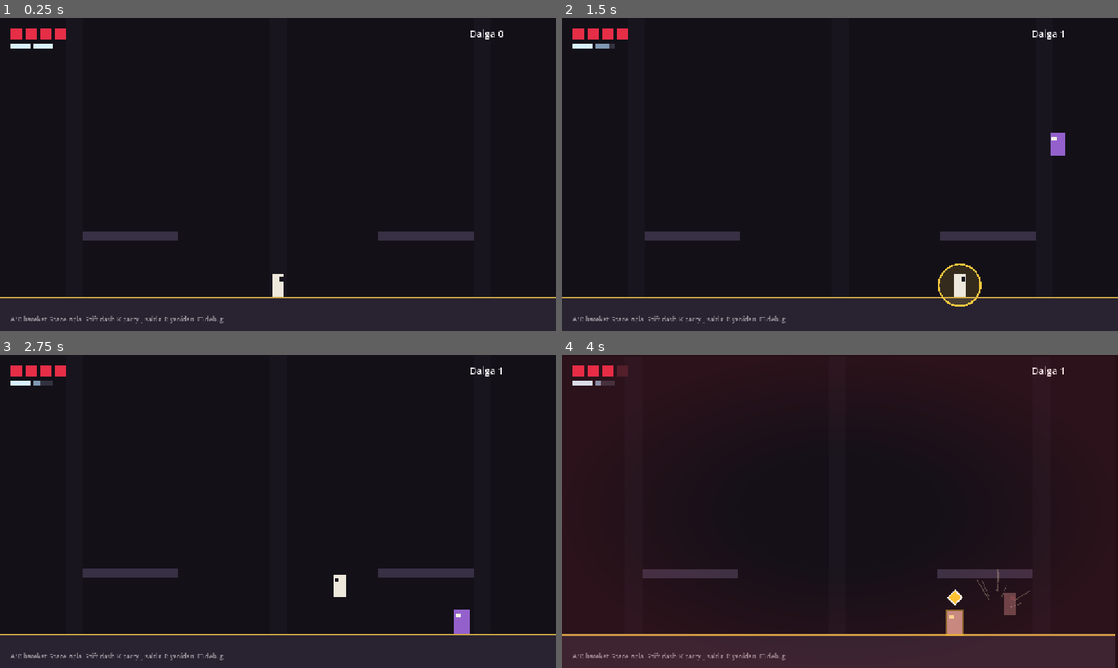
Above: before the commit, frames 1-4 (two rows, left to right).
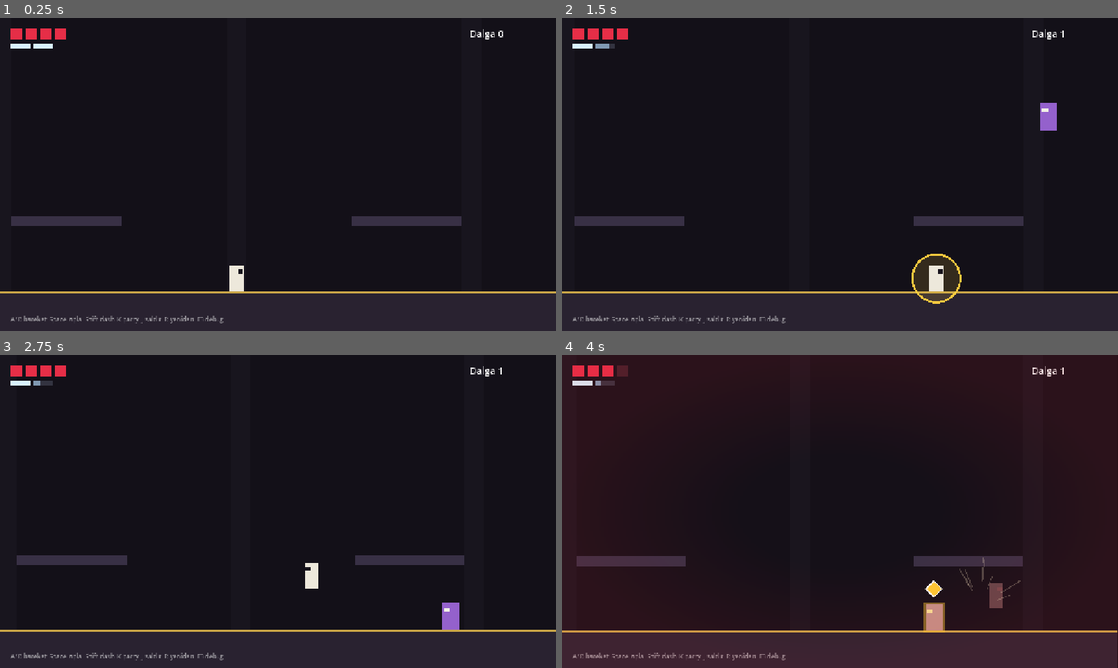
Above: after the commit, the same moments.

Repository: Atreudos/eclipse-of-sidera
Game: Godot game, scene res://levels/test_arena.tscn
The game is run twice, just before and just after one commit, with the same random seed, the same clock (stepped at 60 frames per second) and the same inputs.
Inputs (mouse positions are in pixels of both pictures, inside the frame that each line leads up to):
- Up to frame 1 (0.25 s): no input
- Up to frame 2 (1.5 s): tap Enter at 0.5 s; move the mouse to (962, 158) at 0.52 s; hold D (move_right) from 0.53 s (still down); tap Shift (dash) at 0.6 s; click (962, 158) at 0.67 s; tap Space (jump) at 0.77, 1.07 s; tap K (parry) at 0.8, 1.35 s; move the mouse to (728, 190) at 1.27 s
- Up to frame 3 (2.75 s): tap Space (jump) at 1.52, 1.55, 1.82 s; move the mouse to (333, 442) at 2.02 s; release D (move_right) at 2.03 s; hold A (move_left) from 2.03 s (still down); hold Space (jump) from 2.03 s (still down); tap Shift (dash) at 2.3 s
- Up to frame 4 (4 s): move the mouse to (812, 574) at 2.77 s; release A (move_left) at 2.78 s; release Space (jump) at 2.78 s; hold D (move_right) from 2.78 s (still down); tap J (attack) at 2.85 s; click (812, 574) at 2.92 s; tap Space (jump) at 3.02, 3.32 s; tap K (parry) at 3.05 s; move the mouse to (1006, 558) at 3.52 s; hold Space (jump) from 3.53 s (still down); tap Shift (dash) at 3.6 s

The runs differ from the first frame. In frame 1, 3.7% of the frame differs, in the area x 0-100%, y 63-90%; in frame 2, 5.1%, in the area x 0-100%, y 27-93%; in frame 3, 4.0%; in frame 4, 4.8%.

Commit message:
Dinamik kamera: oyuncuyu takip, önden bakış, hafif zoom, oda sınırları
- Kamera oyuncuyu yumuşak takip eder; baktığı yöne önden bakar, koşarken hıza göre öne kayar,
  yakındaki düşmana doğru azıcık kayar. Oyuncu her zaman ekranda kalır.
- Dikey takip tembel: küçük zıplamalar kamerayı oynatmaz, yeni zemine inince yerleşir.
- Hafif zoom-in (1.15). Dash'te hafifçe açılır, kombo uzadıkça yaklaşır. Sarsıntı/tepme/zoom vuruşu korunur.
- Oda sınırları (bounds): dışı görünmez. Oda değişince sınırlar yumuşak kayar, kameraya hız sınırı
  var, böylece sağa doğru oda geçişlerinde kamera fırlamaz.
- Testler: kamera takip, sınırlar, tepkiler ve oda geçişi.

Co-Authored-By: Claude Sonnet 5.5 <noreply@anthropic.com>
Claude-Session: https://claude.ai/code/session_01WiyHfoSCdmTqdHnhqbx1Ep

Diff:
--- a/fx/shake_camera.gd
+++ b/fx/shake_camera.gd
@@ -1,16 +1,58 @@
 class_name ShakeCamera
 extends Camera2D
-## Pürüzsüz kamera efektleri:
-##  - screen_shake: "trauma" modeli. Rastgele zıplama yerine yumuşak gürültü, sona doğru yavaşça söner.
-##  - camera_kick:  vuruşun yönüne doğru iter, yay gibi geri döner (darbe hissi).
-##  - camera_punch: kısa bir yakınlaşma (parry).
-## Zaman gerçek saatten akar, böylece hitstop (dondurma) anında da sarsıntı hissedilir.
-
+## Dinamik oyun kamerası.
+##
+## TAKİP
+##  - Oyuncuyu yumuşakça izler. Baktığı yöne doğru "öne bakar" (look-ahead), hızına göre hafifçe öne kayar.
+##  - Yakındaki düşmana doğru azıcık kayar (aksiyon odağı), oyuncu her zaman ekranda kalır.
+##  - Dikey takip tembeldir: küçük zıplamalar kamerayı oynatmaz, yeni bir zemine inince kamera oraya yerleşir.
+## ZOOM
+##  - Hafif yakınlaşma (base_zoom). Kombo uzadıkça biraz daha yaklaşır, dash'te hafifçe açılır.
+## SINIRLAR
+##  - `bounds` (oda dikdörtgeni) dışı hiç görünmez. Odalar arası geçişte sınırlar değişir, kamera kendiliğinden kayar.
+## EFEKTLER
+##  - screen_shake: "trauma" modeli, yumuşak gürültü, sona doğru yavaşça söner.
+##  - camera_kick: vuruşun yönüne iter, yay gibi geri döner.
+##  - camera_punch: kısa yakınlaşma (parry).
+## Zaman gerçek saatten akar, böylece hitstop (dondurma) anında da kamera ve sarsıntı akıcı kalır.
+
+# --- sarsıntı / efekt ayarları
 @export var max_offset := 26.0
 @export var noise_speed := 22.0
 @export var spring_stiffness := 120.0
 @export var spring_damping := 16.0
 @export var max_kick := 22.0
+
+# --- takip ayarları
+## Hafif yakınlaşma. 1.0 = yakınlaşma yok.
+@export var base_zoom := 1.15
+## Yumuşak takip hızı (1/sn). Büyük = daha sıkı takip.
+@export var follow_speed := Vector2(7.0, 5.0)
+## Baktığı yöne ne kadar önden bakılır (piksel).
+@export var look_ahead := 90.0
+## Öne bakışın yön değiştirme hızı (tam salınımın saniyede kaç katı).
+@export var look_ahead_swing := 3.0
+## Koşarken hız başına öne kayma (piksel / (piksel/sn)).
+@export var velocity_lead := 0.08
+## Oyuncu ekranın biraz altında dursun diye kamerayı yukarı iter (negatif = yukarı).
+@export var vertical_bias := -36.0
+## Bu mesafeden (piksel) küçük dikey hareketler kamerayı oynatmaz.
+@export var vertical_dead_zone := 60.0
+## Yakındaki düşmana doğru kayma: ağırlık, erişim ve üst sınır (piksel).
+@export var focus_weight := 0.22
+@export var focus_range := 520.0
+@export var focus_max := 110.0
+## Oyuncunun ekran kenarına en fazla bu kadar yaklaşmasına izin verilir.
+@export var screen_margin := Vector2(150.0, 120.0)
+## Oda sınırları değişince kamera sınırlarının yeni odaya kayma hızı (1/sn).
+@export var bounds_speed := 6.0
+## Kameranın en yüksek hızı (piksel/sn). Odalar arası geçişte kamera "fırlamasın" diye.
+@export var max_speed := 1100.0
+
+## Kameranın görebileceği dünya dikdörtgeni (oda). Boyutu sıfırsa sınırsız.
+var bounds := Rect2(0.0, 0.0, 1280.0, 720.0)
+## Takip edilen düğüm. Boşsa "player" grubundaki ilk düğüm bulunur.
+var target: Node2D = null
 
 var trauma := 0.0
 
@@ -23,6 +65,16 @@
 var _last_usec := 0
 var _noise := FastNoiseLite.new()
 
+var _pos := Vector2.ZERO
+var _look_x := 0.0
+var _lead := Vector2.ZERO
+var _focus := Vector2.ZERO
+var _ref_y := 0.0
+var _zoom_mod := 0.0
+var _initialized := false
+## Etkin sınırlar: `bounds`'a yumuşakça kayar, böylece oda değişince kamera sıçramaz.
+var _beff := Rect2(0.0, 0.0, 1280.0, 720.0)
+
 
 func _ready() -> void:
 	_noise.noise_type = FastNoiseLite.TYPE_SIMPLEX_SMOOTH
@@ -31,6 +83,12 @@
 	EventBus.screen_shake.connect(_on_shake)
 	EventBus.camera_kick.connect(_on_kick)
 	EventBus.camera_punch.connect(_on_punch)
+	_pos = global_position
+	_beff = bounds
+	zoom = Vector2.ONE * base_zoom
+	_find_target()
+	if target != null:
+		snap()
 
 
 func _on_shake(strength: float, duration: float) -> void:
@@ -62,9 +120,190 @@
 	step(dt)
 
 
+# ---------------------------------------------------------------- dış API
+
+## Kameranın görebileceği alanı değiştirir (oda geçişi). `snap_now`: kamera hemen oraya yerleşsin.
+func set_bounds(rect: Rect2, snap_now: bool = false) -> void:
+	bounds = rect
+	if snap_now:
+		snap()
+
+
+## Mevcut sınırları verilen dikdörtgeni de içine alacak şekilde genişletir (kapıdan geçiş sırasında).
+func extend_bounds(rect: Rect2) -> void:
+	bounds = bounds.merge(rect)
+
+
+## Kamerayı beklemeden hedefine yerleştirir (oda başlangıcı, sahne açılışı).
+func snap() -> void:
+	_find_target()
+	if target == null:
+		return
+	_beff = bounds
+	_look_x = _facing() * look_ahead
+	_lead = Vector2.ZERO
+	_focus = Vector2.ZERO
+	_ref_y = target.global_position.y
+	_zoom_mod = _zoom_goal() - base_zoom
+	_pos = _clamp_to_bounds(_desired(), _total_zoom())
+	_initialized = true
+	_apply()
+
+
+## Kameranın şu an gördüğü dünya dikdörtgeni (sarsıntı hariç).
+func view_rect() -> Rect2:
+	var z := _total_zoom()
+	var size := _view_size() / z
+	return Rect2(_pos - size * 0.5, size)
+
+
+## Efektler hariç kamera merkezi.
+func center() -> Vector2:
+	return _pos
+
+
+# ---------------------------------------------------------------- ana adım
+
 ## Bir zaman adımı ilerletir (testler doğrudan çağırabilir).
 func step(dt: float) -> void:
 	_time += dt
+	_slide_bounds(dt)
+	_find_target()
+	if target != null:
+		if not _initialized:
+			snap()
+		else:
+			_follow(dt)
+	_update_effects(dt)
+	_apply()
+
+
+func _find_target() -> void:
+	if target != null and is_instance_valid(target):
+		return
+	target = null
+	if is_inside_tree():
+		target = get_tree().get_first_node_in_group("player") as Node2D
+
+
+func _facing() -> float:
+	if target != null and "facing" in target:
+		return float(target.get("facing"))
+	return 1.0
+
+
+func _view_size() -> Vector2:
+	return get_viewport_rect().size if is_inside_tree() else Vector2(1280.0, 720.0)
+
+
+## Kombo uzadıkça biraz yaklaşır, dash'te açılır. base_zoom'un üstüne eklenen miktarla birlikte hedef zoom.
+func _zoom_goal() -> float:
+	var goal := base_zoom
+	if target is Player:
+		var p := target as Player
+		if p.combo != null:
+			goal += 0.012 * float(mini(p.combo.events(), 5))
+		if p.state == Player.State.DASH:
+			goal -= 0.05
+	return goal
+
+
+func _total_zoom() -> float:
+	return (base_zoom + _zoom_mod) * (1.0 + clampf(_punch, -0.1, 0.12))
+
+
+## Hedef kamera merkezi (sınırlar uygulanmadan).
+func _desired() -> Vector2:
+	var pos := target.global_position
+	return Vector2(pos.x + _look_x + _lead.x + _focus.x, _ref_y + vertical_bias + _lead.y + _focus.y)
+
+
+## Etkin sınırlar hedef sınırlara yumuşakça kayar (oda geçişinde kamera sıçramasın).
+func _slide_bounds(dt: float) -> void:
+	if bounds.size.x <= 0.0 or bounds.size.y <= 0.0 or _beff.size.x <= 0.0 or _beff.size.y <= 0.0:
+		_beff = bounds
+		return
+	var k := 1.0 - exp(-bounds_speed * dt)
+	var pos := _beff.position.lerp(bounds.position, k)
+	var size := _beff.size.lerp(bounds.size, k)
+	if pos.distance_to(bounds.position) < 0.25 and size.distance_to(bounds.size) < 0.25:
+		_beff = bounds
+	else:
+		_beff = Rect2(pos, size)
+
+
+func _clamp_to_bounds(p: Vector2, zoom_value: float) -> Vector2:
+	if _beff.size.x <= 0.0 or _beff.size.y <= 0.0:
+		return p
+	var half := _view_size() / zoom_value * 0.5
+	var lo := _beff.position + half
+	var hi := _beff.end - half
+	var out := p
+	out.x = _beff.get_center().x if lo.x > hi.x else clampf(p.x, lo.x, hi.x)
+	out.y = _beff.get_center().y if lo.y > hi.y else clampf(p.y, lo.y, hi.y)
+	return out
+
+
+func _follow(dt: float) -> void:
+	var pos := target.global_position
+	var vel := Vector2.ZERO
+	var grounded := true
+	if target is CharacterBody2D:
+		vel = (target as CharacterBody2D).velocity
+		grounded = (target as CharacterBody2D).is_on_floor()
+	# Öne bakış: yön değiştirince yumuşakça diğer tarafa geçer.
+	_look_x = move_toward(_look_x, _facing() * look_ahead, look_ahead * look_ahead_swing * dt)
+	# Hız payı: koşarken ve düşerken biraz önden bak.
+	var lead_goal := Vector2(clampf(vel.x * velocity_lead, -70.0, 70.0), clampf(vel.y * 0.1, -20.0, 80.0))
+	_lead = _lead.lerp(lead_goal, 1.0 - exp(-6.0 * dt))
+	# Aksiyon odağı: en yakın düşmana doğru azıcık kay.
+	_focus = _focus.lerp(_focus_goal(pos), 1.0 - exp(-4.0 * dt))
+	# Dikey tembellik: ölü bölge içindeki zıplamalar kamerayı oynatmaz, yerde durunca zemine yerleşir.
+	if grounded:
+		_ref_y = lerpf(_ref_y, pos.y, 1.0 - exp(-4.0 * dt))
+	elif absf(pos.y - _ref_y) > vertical_dead_zone:
+		_ref_y = pos.y - signf(pos.y - _ref_y) * vertical_dead_zone
+	# Zoom
+	_zoom_mod = lerpf(_zoom_mod, _zoom_goal() - base_zoom, 1.0 - exp(-5.0 * dt))
+	var z := _total_zoom()
+	var want := _clamp_to_bounds(_oyuncu_gorunur(_desired(), pos, z), z)
+	# Yumuşak takip; hız sınırı sayesinde kamera hiçbir zaman "fırlamaz" (örn. kapıdan geçişte).
+	var lim := max_speed * dt
+	_pos.x += clampf((want.x - _pos.x) * (1.0 - exp(-follow_speed.x * dt)), -lim, lim)
+	_pos.y += clampf((want.y - _pos.y) * (1.0 - exp(-follow_speed.y * dt)), -lim, lim)
+	# Sınırlar ya da zoom değişmiş olabilir; oyuncu da her zaman ekranda kalmalı.
+	_pos = _clamp_to_bounds(_oyuncu_gorunur(_pos, pos, z), z)
+
+
+## Oyuncu ekran kenarına `screen_margin`'den fazla yaklaşmasın (look-ahead/odak/gecikme ne olursa olsun).
+func _oyuncu_gorunur(cam: Vector2, player_pos: Vector2, zoom_value: float) -> Vector2:
+	var half := _view_size() / zoom_value * 0.5
+	var reach := Vector2(maxf(half.x - screen_margin.x, 20.0), maxf(half.y - screen_margin.y, 20.0))
+	return Vector2(
+		clampf(cam.x, player_pos.x - reach.x, player_pos.x + reach.x),
+		clampf(cam.y, player_pos.y - reach.y, player_pos.y + reach.y))
+
+
+func _focus_goal(player_pos: Vector2) -> Vector2:
+	if not is_inside_tree():
+		return Vector2.ZERO
+	var best: Node2D = null
+	var best_d := focus_range
+	for e in get_tree().get_nodes_in_group("enemies"):
+		var n := e as Node2D
+		if n == null or (n is ActorBase and (n as ActorBase).dead):
+			continue
+		var d := n.global_position.distance_to(player_pos)
+		if d < best_d:
+			best_d = d
+			best = n
+	if best == null:
+		return Vector2.ZERO
+	var pull := (best.global_position - player_pos) * focus_weight
+	return pull.limit_length(focus_max)
+
+
+func _update_effects(dt: float) -> void:
 	trauma = maxf(trauma - _decay * dt, 0.0)
 	var shake := Vector2.ZERO
 	var amp := max_offset * trauma * trauma
@@ -79,4 +318,8 @@
 	_punch_vel += (-spring_stiffness * _punch - spring_damping * _punch_vel) * dt
 	_punch += _punch_vel * dt
 	offset = shake + _kick
-	zoom = Vector2.ONE * (1.0 + clampf(_punch, -0.1, 0.12))
+
+
+func _apply() -> void:
+	global_position = _pos
+	zoom = Vector2.ONE * _total_zoom()
--- a/tests/run_tests.gd
+++ b/tests/run_tests.gd
@@ -61,6 +61,10 @@
 		"atesci": _test_shooter_cadence,
 		"vurus_geri_bildirim": _test_hit_feedback,
 		"kamera": _test_camera_fx,
+		"kamera_takip": _test_camera_follow,
+		"kamera_sinir": _test_camera_bounds,
+		"kamera_tepki": _test_camera_reactions,
+		"kamera_oda_gecis": _test_camera_room_transition,
 		"ekran_flas": _test_screen_flash,
 		"platform_cik": _test_bidder_climbs_platform,
 		"platform_in": _test_bidder_descends_platform,
@@ -551,9 +555,10 @@
 
 
 func _test_camera_fx() -> void:
-	print("\nKamera: pürüzsüz sarsıntı, vuruş itmesi, zoom")
+	await _new_world("Kamera efektleri: pürüzsüz sarsıntı, vuruş itmesi, zoom vuruşu")
 	var cam := ShakeCamera.new()
-	add_child(cam)
+	cam.set_process(false)
+	_world.add_child(cam)
 	cam._noise.seed = 7
 	EventBus.screen_shake.emit(10.0, 0.4)
 	check(cam.trauma > 0.5, "sarsıntı başladı (trauma %.2f)" % cam.trauma)
@@ -585,15 +590,209 @@
 	check(cam.offset.length() < 0.2, "itme sonrası yerine döndü")
 	# Zoom vuruşu
 	EventBus.camera_punch.emit(0.03)
-	var max_zoom := 1.0
+	var max_zoom := 0.0
 	for i in 12:
 		cam.step(1.0 / 60.0)
 		max_zoom = maxf(max_zoom, cam.zoom.x)
-	check(max_zoom > 1.01, "zoom vuruşu yakınlaştırdı (%.3f)" % max_zoom)
+	check(max_zoom > cam.base_zoom * 1.01, "zoom vuruşu yakınlaştırdı (%.3f, taban %.3f)" % [max_zoom, cam.base_zoom])
 	for i in 120:
 		cam.step(1.0 / 60.0)
-	check(absf(cam.zoom.x - 1.0) < 0.002, "zoom normale döndü")
+	check(absf(cam.zoom.x - cam.base_zoom) < 0.002, "zoom taban değere döndü (%.3f)" % cam.zoom.x)
 	cam.queue_free()
+
+
+## Kamerayı test için kurar: kendi kendine akmaz (süreyi biz veriyoruz), oyuncuyu hedef alır.
+func _make_camera(p: Player, cam_bounds: Rect2) -> ShakeCamera:
+	var cam := ShakeCamera.new()
+	cam.set_process(false)
+	_world.add_child(cam)
+	cam.target = p
+	cam.set_bounds(cam_bounds, true)
+	return cam
+
+
+## n fizik karesi bekler; her karede kamerayı 1/60 sn ilerletir.
+func _cam_run(cam: ShakeCamera, n: int) -> void:
+	for i in n:
+		await get_tree().physics_frame
+		cam.step(1.0 / 60.0)
+
+
+func _test_camera_follow() -> void:
+	await _new_world("Kamera: oyuncuyu takip, öne bakış, hafif zoom")
+	var p := _spawn_player(1500.0)
+	await _frames(20)
+	var cam := _make_camera(p, Rect2(0.0, -1000.0, 4000.0, 2000.0))
+	await _cam_run(cam, 90)
+	check(cam.zoom.x > 1.08 and cam.zoom.x < 1.3, "hafif zoom-in (%.3f)" % cam.zoom.x)
+	check(cam.view_rect().has_point(p.global_position), "oyuncu ekranda")
+	# Öne bakış: baktığı yöne doğru kayar, yön değişince sıçramadan diğer tarafa geçer
+	p.facing = 1
+	await _cam_run(cam, 90)
+	var ahead := cam.center().x - p.global_position.x
+	check(ahead > 60.0 and ahead < 130.0, "sağa bakınca kamera sağa kaydı (%.0f px)" % ahead)
+	p.facing = -1
+	var prev := cam.center().x
+	var max_step := 0.0
+	for i in 90:
+		await get_tree().physics_frame
+		cam.step(1.0 / 60.0)
+		max_step = maxf(max_step, absf(cam.center().x - prev))
+		prev = cam.center().x
+	var behind := cam.center().x - p.global_position.x
+	check(behind < -60.0 and behind > -130.0, "sola dönünce kamera sola kaydı (%.0f px)" % behind)
+	check(max_step < 10.0, "yön değişiminde kamera sıçramadı, kayıyor (en büyük adım %.1f px)" % max_step)
+	# Koşarken takip eder, durunca önüne yerleşir
+	p.facing = 1
+	p.intent.move_x = 1.0
+	var start_x := p.global_position.x
+	var lost := false
+	for i in 60:
+		await get_tree().physics_frame
+		cam.step(1.0 / 60.0)
+		if not cam.view_rect().has_point(p.global_position):
+			lost = true
+	p.intent.move_x = 0.0
+	check(p.global_position.x - start_x > 150.0, "oyuncu koştu (%.0f px)" % (p.global_position.x - start_x))
+	check(not lost, "koşarken oyuncu hep ekranda kaldı")
+	await _cam_run(cam, 150)
+	ahead = cam.center().x - p.global_position.x
+	check(absf(ahead - cam.look_ahead) < 10.0, "durunca kamera oyuncunun önüne yerleşti (%.0f px)" % ahead)
+	# Uzağa ışınlanma: kamera yetişir, oyuncu yine de ekranda kalır
+	p.global_position.x += 900.0
+	await _cam_run(cam, 1)
+	check(cam.view_rect().has_point(p.global_position), "uzağa ışınlanınca bile oyuncu ekranda")
+
+
+func _test_camera_bounds() -> void:
+	await _new_world("Kamera: oda sınırları")
+	var room := Rect2(0.0, 0.0, 1280.0, 720.0)
+	var p := _spawn_player(60.0)
+	await _frames(20)
+	var cam := _make_camera(p, room)
+	await _cam_run(cam, 90)
+	var v := cam.view_rect()
+	check(v.position.x >= room.position.x - 0.5, "sol sınır: oda dışı görünmüyor (%.1f)" % v.position.x)
+	check(v.position.y >= room.position.y - 0.5 and v.end.y <= room.end.y + 0.5, "dikey sınırlar içinde (%.0f..%.0f)" % [v.position.y, v.end.y])
+	check(v.has_point(p.global_position), "sol kenarda oyuncu ekranda")
+	p.global_position.x = 1220.0
+	await _cam_run(cam, 120)
+	v = cam.view_rect()
+	check(v.end.x <= room.end.x + 0.5, "sağ sınır: oda dışı görünmüyor (%.1f)" % v.end.x)
+	check(v.has_point(p.global_position), "sağ kenarda oyuncu ekranda")
+	check(absf(v.size.x - 1280.0 / cam.zoom.x) < 1.0, "görüş alanı zoom ile uyumlu (%.0f px)" % v.size.x)
+	# Oda ekrandan küçükse ortalanır
+	var tiny := Rect2(100.0, 100.0, 800.0, 400.0)
+	cam.set_bounds(tiny, true)
+	await _cam_run(cam, 10)
+	check(cam.center().is_equal_approx(tiny.get_center()), "oda ekrandan küçükse kamera ortalar (%s)" % str(cam.center()))
+	# Sınırsız (boyut 0)
+	cam.set_bounds(Rect2(), true)
+	p.global_position.x = -2000.0
+	await _cam_run(cam, 150)
+	check(cam.view_rect().has_point(p.global_position), "sınırsız modda kamera oyuncuyu izliyor")
+
+
+func _test_camera_reactions() -> void:
+	await _new_world("Kamera: dikey tembellik, dash/kombo zoom'u, düşman odağı")
+	var p := _spawn_player(1500.0)
+	await _frames(20)
+	var cam := _make_camera(p, Rect2(0.0, -1000.0, 4000.0, 2000.0))
+	await _cam_run(cam, 120)
+	# Dikey tembellik: zıplayınca kamera oyuncuyu bire bir izlemez
+	var base_y := cam.center().y
+	var start_p := p.global_position.y
+	p.intent.jump_held = true
+	p.intent.jump_pressed = true
+	var top_p := start_p
+	var top_c := base_y
+	for i in 50:
+		await get_tree().physics_frame
+		cam.step(1.0 / 60.0)
+		top_p = minf(top_p, p.global_position.y)
+		top_c = minf(top_c, cam.center().y)
+	p.intent.jump_held = false
+	check(start_p - top_p > 80.0, "oyuncu zıpladı (%.0f px)" % (start_p - top_p))
+	check(base_y - top_c < (start_p - top_p) * 0.6, "kamera zıplamayı bire bir izlemedi (kamera %.0f px, oyuncu %.0f px)" % [base_y - top_c, start_p - top_p])
+	await _cam_run(cam, 150)
+	check(absf(cam.center().y - base_y) < 3.0, "iniş sonrası kamera eski yüksekliğine döndü (%.1f px fark)" % (cam.center().y - base_y))
+	# Dash'te hafifçe açılır
+	var base_zoom := cam.base_zoom
+	p.state = Player.State.DASH
+	for i in 40:
+		cam.step(1.0 / 60.0)
+	check(cam.zoom.x < base_zoom - 0.02, "dash'te kamera hafifçe açıldı (%.3f)" % cam.zoom.x)
+	p.state = Player.State.MOVE
+	for i in 90:
+		cam.step(1.0 / 60.0)
+	check(absf(cam.zoom.x - base_zoom) < 0.005, "dash bitince zoom eski haline döndü (%.3f)" % cam.zoom.x)
+	# Kombo uzadıkça biraz yaklaşır
+	p.combo.spawn_numbers = false
+	var dummy := _dummy_source(1800.0)
+	for i in 4:
+		p.combo.register_hit(dummy, 1)
+	for i in 90:
+		cam.step(1.0 / 60.0)
+	check(cam.zoom.x > base_zoom + 0.03, "kombo uzadıkça kamera biraz yaklaştı (%.3f)" % cam.zoom.x)
+	p.combo.reset()
+	for i in 120:
+		cam.step(1.0 / 60.0)
+	check(absf(cam.zoom.x - base_zoom) < 0.005, "kombo bitince zoom döndü (%.3f)" % cam.zoom.x)
+	# Yakındaki düşmana doğru azıcık kayar
+	var e := BIDDER.instantiate() as Bidder
+	_world.add_child(e)
+	e.global_position = Vector2(p.global_position.x + 350.0, 612.0)
+	e.set_physics_process(false)
+	await _cam_run(cam, 150)
+	var pull := cam.center().x - (p.global_position.x + cam.look_ahead)
+	check(pull > 30.0 and pull <= cam.focus_max + 5.0, "yakındaki düşmana doğru azıcık kaydı (%.0f px)" % pull)
+	check(cam.view_rect().has_point(p.global_position), "odak kayarken oyuncu ekranda")
+	e.queue_free()
+	await _cam_run(cam, 150)
+	pull = cam.center().x - (p.global_position.x + cam.look_ahead)
+	check(absf(pull) < 6.0, "düşman gidince kamera tekrar oyuncuya döndü (%.1f px)" % pull)
+
+
+func _test_camera_room_transition() -> void:
+	await _new_world("Kamera: odadan odaya SAĞA geçişte kayıyor, sıçramıyor")
+	var a := Rect2(0.0, 0.0, 1280.0, 720.0)
+	var b := Rect2(1280.0, 0.0, 1280.0, 720.0)
+	var p := _spawn_player(1000.0)
+	await _frames(20)
+	var cam := _make_camera(p, a)
+	await _cam_run(cam, 60)
+	check(cam.view_rect().end.x <= a.end.x + 0.5, "geçişten önce kamera A odasında (%.0f)" % cam.view_rect().end.x)
+	var cap := cam.max_speed / 60.0 + 0.5
+	cam.extend_bounds(b)
+	p.facing = 1
+	p.intent.move_x = 1.0
+	var prev := cam.center().x
+	var max_step := 0.0
+	var went_back := false
+	for i in 150:
+		await get_tree().physics_frame
+		cam.step(1.0 / 60.0)
+		var c := cam.center().x
+		max_step = maxf(max_step, absf(c - prev))
+		if c < prev - 0.5:
+			went_back = true
+		prev = c
+	p.intent.move_x = 0.0
+	check(p.global_position.x > 1500.0, "oyuncu kapıdan geçip B odasına girdi (%.0f)" % p.global_position.x)
+	check(max_step <= cap, "geçişte kamera fırlamadı (en büyük adım %.1f px, sınır %.1f)" % [max_step, cap])
+	check(not went_back, "kamera geriye kaymadı")
+	# Yeni odanın sınırları geçerli olur; eski oda artık görünmez
+	cam.set_bounds(b)
+	max_step = 0.0
+	prev = cam.center().x
+	for i in 120:
+		await get_tree().physics_frame
+		cam.step(1.0 / 60.0)
+		max_step = maxf(max_step, absf(cam.center().x - prev))
+		prev = cam.center().x
+	check(max_step <= cap, "yeni oda sınırı uygulanırken kamera sıçramadı (%.1f px)" % max_step)
+	check(cam.view_rect().position.x >= b.position.x - 0.5, "eski oda artık görünmüyor (%.0f)" % cam.view_rect().position.x)
+	check(cam.view_rect().has_point(p.global_position), "oyuncu ekranda")
 
 
 func _test_screen_flash() -> void:
